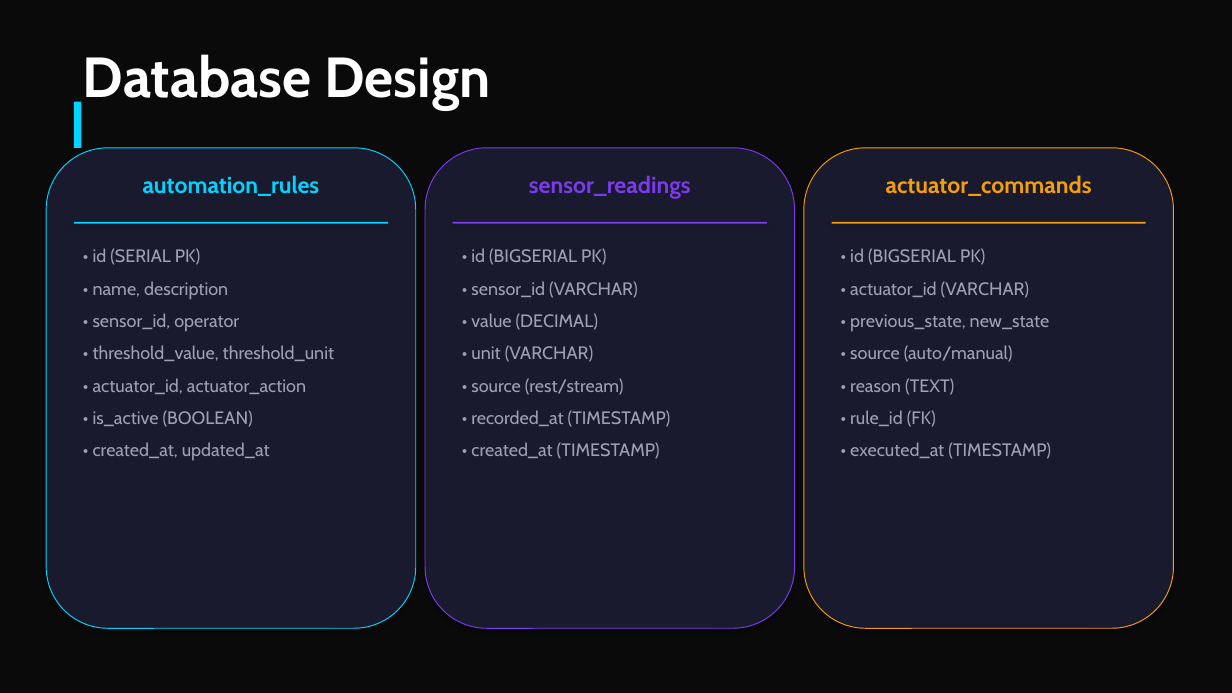
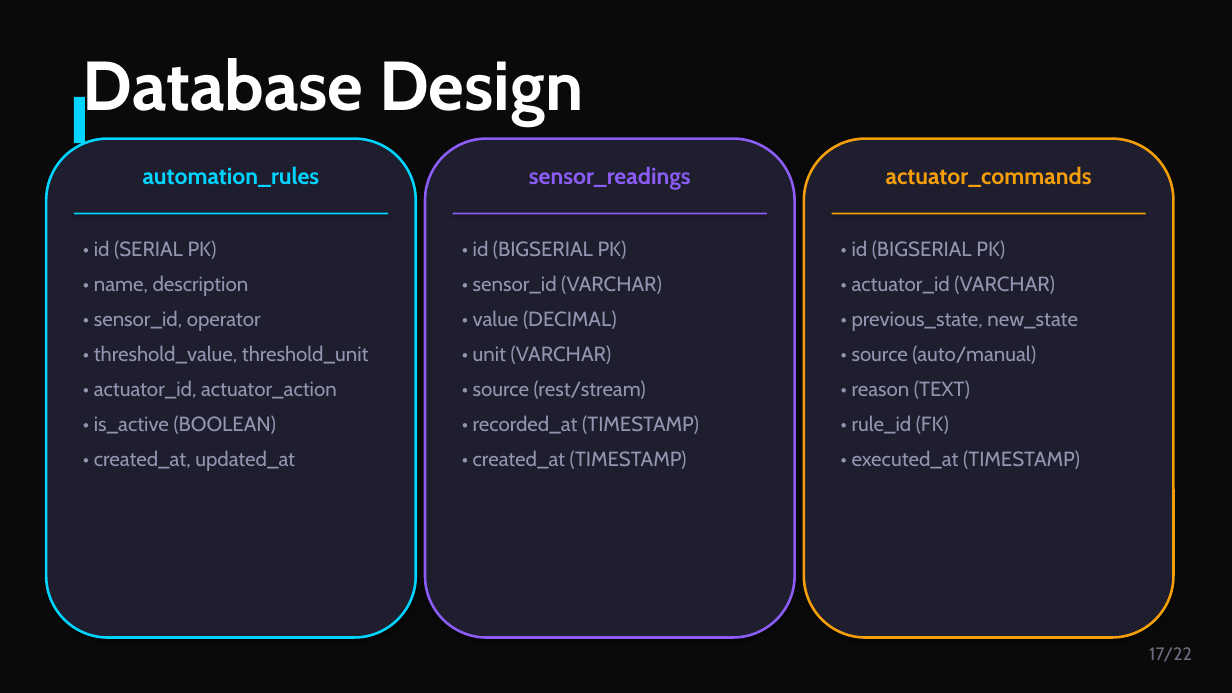
Before and after one commit to paolopagliarini/2063987_WestCompany, a slide deck: slide 17 of booklets/slides/Mars_Habitat_Presentation.pptx (slide 16 before the commit). Drawn at 1232x693 pixels with LibreOffice and Linux fonts; fonts in the diff are those of the drawing. Boxes give left, top, right and bottom in pixels: in the first picture for what was removed or moved away, otherwise in the second. Text is boxed around its words. In the diff, an @@ line names an element or a change of style, - is before the commit and + after.

```diff
--- a/booklets/slides/Mars_Habitat_Presentation.pptx
+++ b/booklets/slides/Mars_Habitat_Presentation.pptx
@@ text "Database Design" at (x1=83, y1=58, x2=583, y2=126): size 44 to 54 pt @@
@@ rectangle resized from (x1=74, y1=102, x2=81, y2=148) to (x1=74, y1=97, x2=85, y2=143) @@
@@ rounded rectangle resized from (x1=46, y1=148, x2=416, y2=628) to (x1=46, y1=139, x2=416, y2=638) @@
@@ rounded rectangle at (x1=46, y1=139, x2=416, y2=638): fill #1A1A2E to #1E1E2E; outline #00D4FF 0.75 pt to #00D4FF 2 pt @@
@@ rounded rectangle resized from (x1=425, y1=148, x2=795, y2=628) to (x1=425, y1=139, x2=795, y2=638) @@
@@ rounded rectangle at (x1=425, y1=139, x2=795, y2=638): fill #1A1A2E to #1E1E2E; outline #7C3AED 0.75 pt to #8B5CF6 2 pt @@
@@ rounded rectangle resized from (x1=804, y1=148, x2=1174, y2=628) to (x1=804, y1=139, x2=1174, y2=638) @@
@@ rounded rectangle at (x1=804, y1=139, x2=1174, y2=638): fill #1A1A2E to #1E1E2E; outline #F59E0B 0.75 pt to #F59E0B 2 pt @@
@@ text "sensor_readings" at (x1=529, y1=166, x2=691, y2=190): text colour #7C3AED to #8B5CF6 @@
@@ text "• id (SERIAL PK)" moved from (x1=93, y1=248, x2=200, y2=265) to (x1=94, y1=240, x2=217, y2=259) @@
@@ 3 texts, 3 rectangles moved together from (x1=74, y1=175, x2=1146, y2=224) to (x1=74, y1=166, x2=1146, y2=214) @@
@@ text "• id (BIGSERIAL PK)" moved from (x1=471, y1=248, x2=606, y2=265) to (x1=473, y1=240, x2=627, y2=259) @@
@@ rectangle at (x1=453, y1=213, x2=767, y2=214): fill #7C3AED to #8B5CF6 @@
@@ size 14 to 16 pt, text colour #A0A0B0 to #9494B0 in 21 elements at (x1=94, y1=380, x2=337, y2=399), (x1=473, y1=380, x2=646, y2=399), (x1=852, y1=380, x2=970, y2=399), (x1=94, y1=415, x2=277, y2=434), (x1=473, y1=415, x2=699, y2=434), (x1=852, y1=415, x2=949, y2=434), (x1=94, y1=345, x2=369, y2=364), (x1=473, y1=345, x2=612, y2=364), (x1=852, y1=345, x2=1036, y2=364), (x1=94, y1=450, x2=295, y2=471), (x1=473, y1=450, x2=687, y2=469), (x1=852, y1=450, x2=1080, y2=469), (x1=473, y1=310, x2=617, y2=329), (x1=94, y1=310, x2=261, y2=331), (x1=852, y1=311, x2=1078, y2=331), (x1=94, y1=275, x2=249, y2=296), (x1=473, y1=275, x2=662, y2=294), (x1=852, y1=275, x2=1055, y2=294), (x1=94, y1=240, x2=217, y2=259), (x1=473, y1=240, x2=627, y2=259), (x1=852, y1=240, x2=1005, y2=259) @@
@@ text "• id (BIGSERIAL PK)" moved from (x1=850, y1=248, x2=985, y2=265) to (x1=852, y1=240, x2=1005, y2=259) @@
@@ text "• created_at, updated_at" moved from (x1=93, y1=442, x2=270, y2=461) to (x1=94, y1=450, x2=295, y2=471) @@
@@ text "• created_at (TIMESTAMP)" moved from (x1=471, y1=442, x2=660, y2=459) to (x1=473, y1=450, x2=687, y2=469) @@
@@ text "• executed_at (TIMESTAMP)" moved from (x1=850, y1=442, x2=1051, y2=459) to (x1=852, y1=450, x2=1080, y2=469) @@
@@ text added at (x1=1149, y1=647, x2=1192, y2=662), 14 pt, text #6B6B80 @@
+17/22
```
Also in this commit, not shown: 10 other slides changed, 11 slides added, 9 slides removed, 1 other file.
